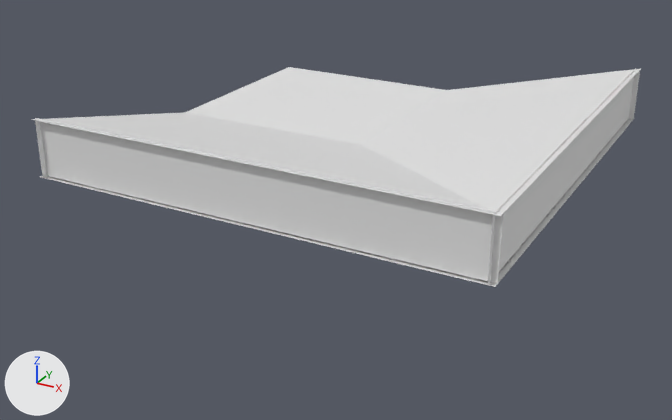
The OBJ model src/main/resources/assets/murim/models/block/roof_tile_course_foot_inner.obj as it was, and as the next commit left it.
Rendered twice from a camera (50 mm lens) standing at (1.415, -2.286, 0.842) and looking at (0.477, -0.581, -0.011). The lights are fixed; the arrows at lower left show +X, +Y and +Z. The older version comes first. Materials are left out; every surface is plain grey. Where no turn or scale is listed for an object, it has been applied to the vertices. Vertices at exactly the same position are counted once.

In view in the first picture: 'roof_tile_course_foot_inner'.
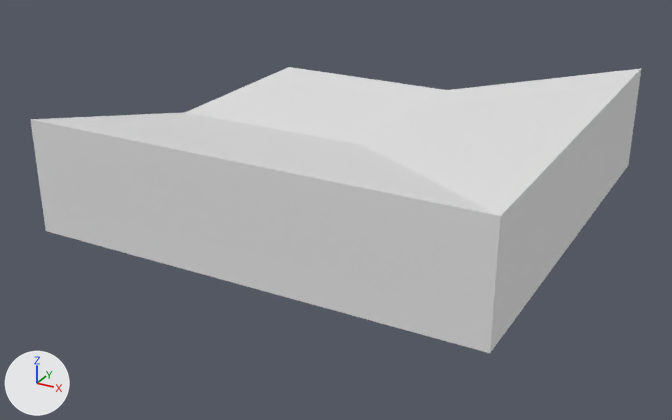
Edits to the bpy script that builds the scene:
```text
Change me_roof_tile_course_foot_inner:
    used by ob_roof_tile_course_foot_inner; location = (0.0, 0.0, 0.0)
    remove me_roof_tile_course_foot_inner.from_pydata(...)  # 45 vertices, 20 faces; spans x 0.0..1.0, y -1.0..0.0, z 0.0..0.25
    add me_roof_tile_course_foot_inner.from_pydata(...)  # 23 vertices, 26 faces; spans x 0.0..1.0, y -1.0..0.0, z 0.0..0.25
    me_roof_tile_course_foot_inner part 1: the loose piece of 6 vertices spanning x 0.013, y -1.0..0.0, z 0.0..0.25 is deleted
    me_roof_tile_course_foot_inner part 2: the loose piece of 6 vertices spanning x 0.988, y -1.0..0.0, z 0.125..0.25 is deleted
    me_roof_tile_course_foot_inner part 3: the loose piece of 6 vertices spanning x 0.0..1.0, y -0.988, z 0.125..0.25 is deleted
    me_roof_tile_course_foot_inner part 4: the loose piece of 6 vertices spanning x 0.0..1.0, y -0.013..-0.012, z 0.0..0.25 is deleted
    me_roof_tile_course_foot_inner part 5
    4 faces are deleted
    6 new vertices lie (0.0, 0.0, -0.125) away from vertices in x 0.0..1.0, y -1.0..0.0, z 0.125
    20 new faces join them
    other edits to the shape of me_roof_tile_course_foot_inner do not show in these pictures
```

Changed parts and their boxes (x1, y1, x2, y2) in the pictures (672 x 420 px):
'roof_tile_course_foot_inner', reshaped (30% taller)
    before: (31, 67, 640, 287)
    after: (30, 67, 641, 353)
part 1 of me_roof_tile_course_foot_inner, deleted
    before: (35, 120, 50, 178)
part 2 of me_roof_tile_course_foot_inner, deleted
    before: (488, 68, 636, 284)
part 3 of me_roof_tile_course_foot_inner, deleted
    before: (35, 118, 503, 284)
part 4 of me_roof_tile_course_foot_inner, deleted
    before: (628, 70, 640, 120)
part 5 of me_roof_tile_course_foot_inner, built on
    before: (40, 119, 633, 287)
    after: (30, 69, 641, 353)
